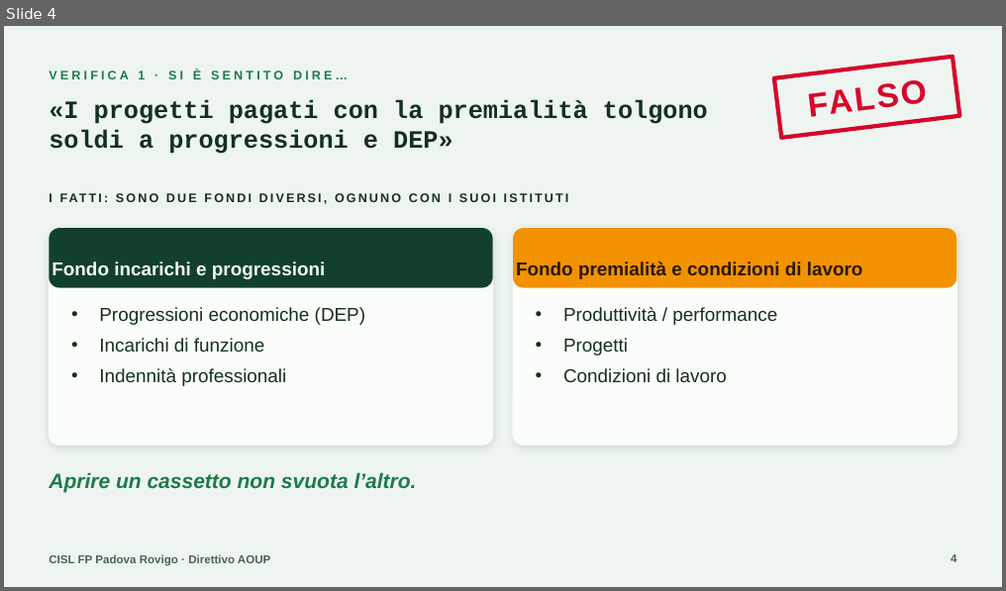
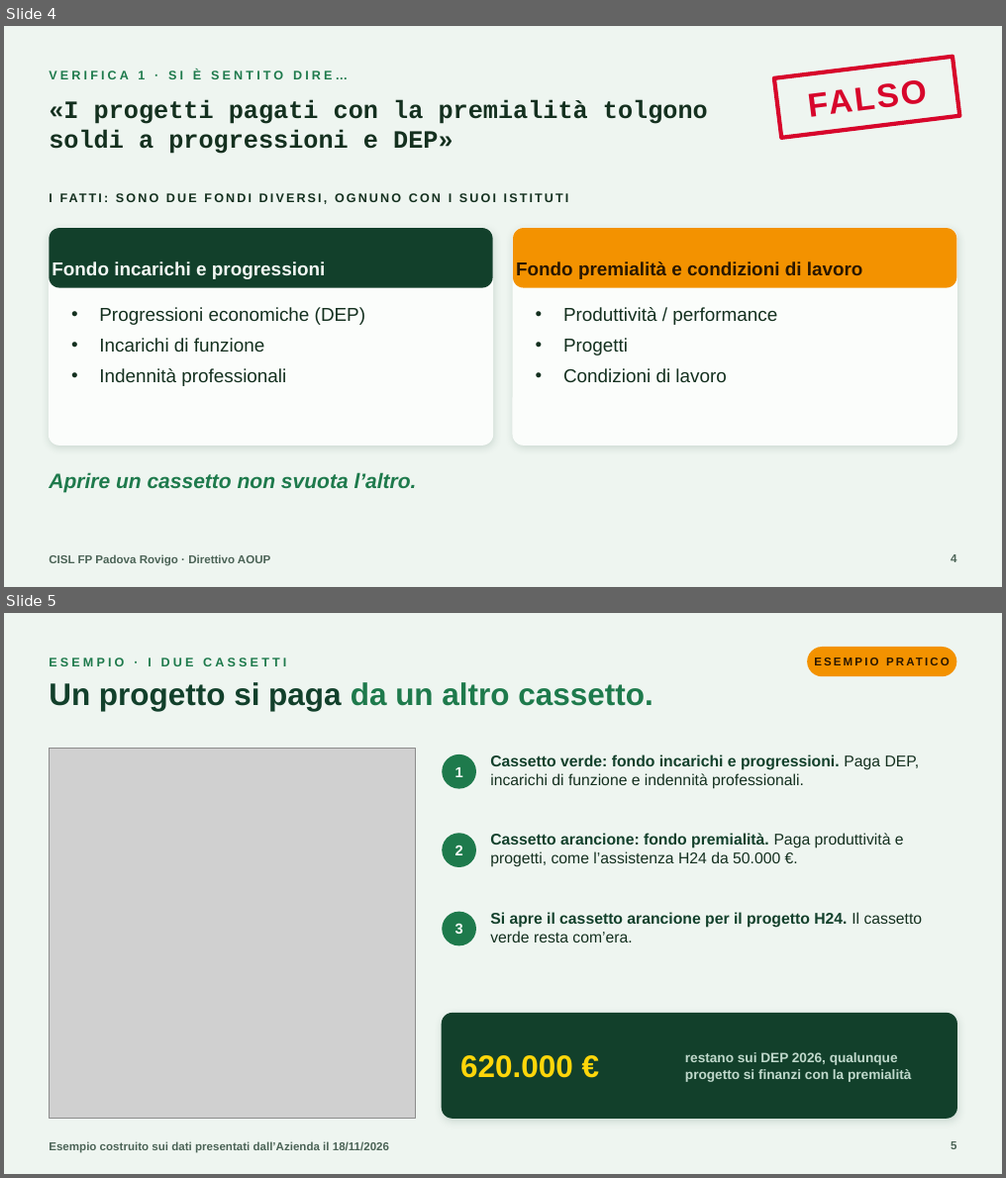
Before and after one commit to aki1806-droid/Prove, a slide deck: progetti/pdro-direttivo-trattativa-18-novembre-2026/Direttivo_AOUP_Dati_alla_mano_18-11-2026.pptx. Shown one above the other, each under a label of ours: slide 4 before the commit, slides 4 and 5 after it. The pictures are 1006x591 and 1006x1178 pixels, drawn with LibreOffice and Linux fonts; fonts in the diff are those of the drawing; grey boxes stand for pictures. Boxes give left, top, right and bottom in pixels: in the first picture for what was removed or moved away, otherwise in the second. Text is boxed around its words. In the diff, an @@ line names an element or a change of style, - is before the commit and + after.

```diff
--- a/progetti/pdro-direttivo-trattativa-18-novembre-2026/Direttivo_AOUP_Dati_alla_mano_18-11-2026.pptx
+++ b/progetti/pdro-direttivo-trattativa-18-novembre-2026/Direttivo_AOUP_Dati_alla_mano_18-11-2026.pptx
@@ slide 5 added at [4, 613, 1002, 1174], background #EEF5F0 @@
@@ text added at [49, 658, 286, 666], 12 pt, text #1E7A4C, bold @@
+ESEMPIO · I DUE CASSETTI
@@ rounded rectangle added at [807, 647, 957, 676], fill #F39200, 11 pt, text #2A1700, bold @@
+ESEMPIO PRATICO
@@ text added at [49, 682, 652, 711], 30 pt, text #1E7A4C, bold @@
+Un progetto si paga da un altro cassetto.
@@ picture added at [49, 748, 416, 1118] @@
@@ ellipse added at [442, 755, 476, 789], fill #1E7A4C, 14 pt, text #FBFDFB, bold @@
+1
@@ text added at [490, 755, 920, 789], 15 pt, text #14301F @@
+Cassetto verde: fondo incarichi e progressioni. Paga DEP, incarichi di funzione e indennità professionali.
@@ ellipse added at [442, 833, 476, 867], fill #1E7A4C, 14 pt, text #FBFDFB, bold @@
+2
@@ text added at [490, 833, 904, 867], 15 pt, text #14301F @@
+Cassetto arancione: fondo premialità. Paga produttività e progetti, come l’assistenza H24 da 50.000 €.
@@ ellipse added at [442, 912, 476, 947], fill #1E7A4C, 14 pt, text #FBFDFB, bold @@
+3
@@ text added at [490, 912, 923, 943], 15 pt, text #12402B, bold @@
+Si apre il cassetto arancione per il progetto H24. Il cassetto verde resta com’era.
@@ rounded rectangle added at [442, 1014, 957, 1118], fill #12402B, outline #12402B 1 pt @@
@@ text added at [460, 1056, 573, 1078], 30 pt, text #FFD60A, bold @@
+620.000 €
@@ text added at [685, 1053, 911, 1082], 13 pt, text #BFD8CB, bold @@
+restano sui DEP 2026, qualunque progetto si finanzi con la premialità
@@ text added at [49, 1142, 389, 1154], 11 pt, text #4B6356, bold @@
+Esempio costruito sui dati presentati dall’Azienda il 18/11/2026
@@ page number added at [950, 1142, 956, 1150], 11 pt, text #4B6356, bold @@
+5
```
Also in this commit, not shown: 3 slides changed, 7 other slides added, 12 other files.
